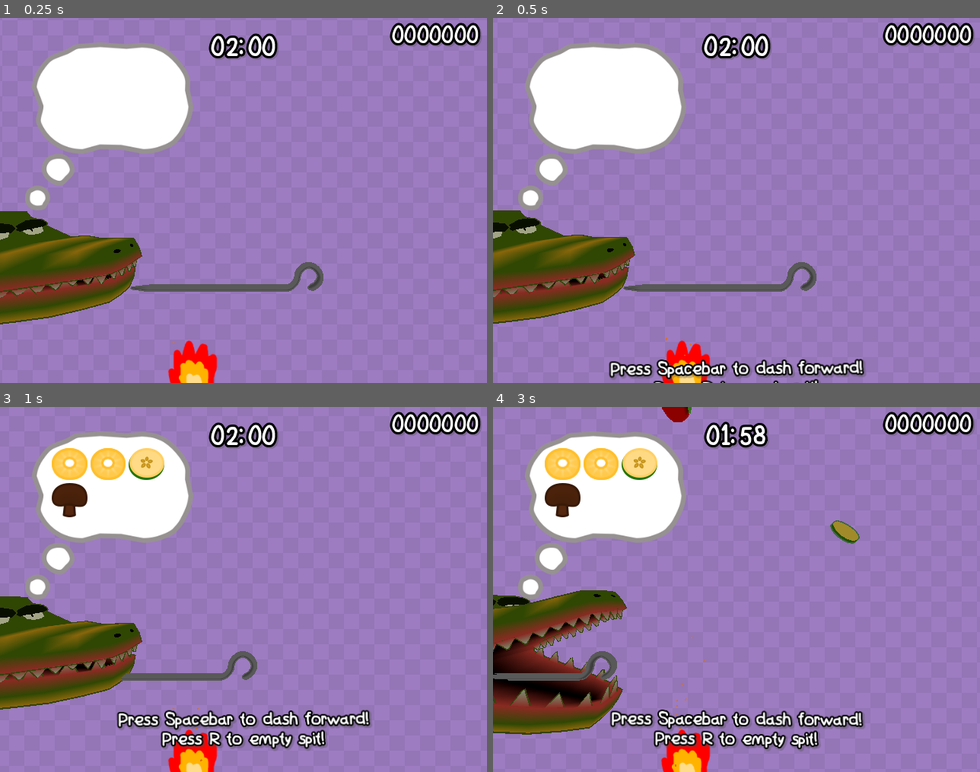
Above: before the commit, frames 1-4 (two rows, left to right).
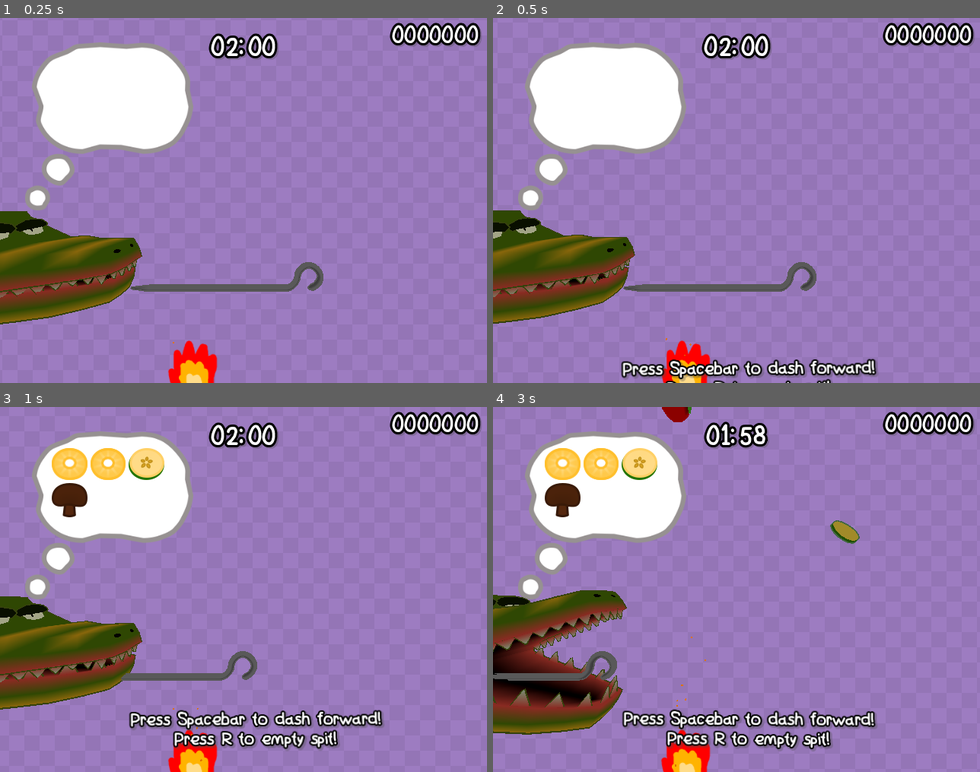
Above: after the commit, the same moments.

Repository: MartinLeGrand/AGES2026GameJam
Game: Godot game, scene res://Project/Maps/GameScene.tscn
The game is run twice, just before and just after one commit, with the same random seed, the same clock (stepped at 60 frames per second) and the same inputs. This scene is started directly instead of the project's main scene. The engine's default icon, where the game draws it, is replaced by a stand-in: a white triangle on a blue panel in a dark square.
Inputs:
- Up to frame 1 (0.25 s): no input
- Up to frame 2 (0.5 s): no input
- Up to frame 3 (1 s): tap Space (dash) at 0.5, 0.6 s; hold Right (ui_right) from 0.53 s (still down)
- Up to frame 4 (3 s): tap Space (dash) at 1.25, 2, 2.1, 2.75 s; release Right (ui_right) at 1.28 s; hold Left (ui_left) 1.28-2.03 s; tap R (empty_spit) at 1.35, 2.85 s; hold Right (ui_right) from 2.03 s (still down)

Frame 1 is identical in both runs. In frame 2, 2.2% of the frame differs, in the area x 23-80%, y 93-100%; in frame 3, 3.4%, in the area x 23-79%, y 82-95%; in frame 4, 3.4%.

Commit message:
Better animation, continous background and tweaked cooking

Diff:
--- a/Project/GameObjects/Food/Food.tscn
+++ b/Project/GameObjects/Food/Food.tscn
@@ -13,5 +13,5 @@
 mass = 0.2
 continuous_cd = true
 script = ExtResource("1_j05b8")
-cook_time = 2.5
+spit_velocity_needed = 15.0
 slide_off_resistance = 0.865
--- a/Project/Globals/EffectManager/FXManager.tscn
+++ b/Project/Globals/EffectManager/FXManager.tscn
@@ -7,6 +7,7 @@
 [ext_resource type="AudioStream" uid="uid://dhasbkfvn7fde" path="res://Project/Audio/Spitted/CollidingWithSpit/spit_collide.tres" id="5_tpnj6"]
 [ext_resource type="AudioStream" uid="uid://top5ufireixr" path="res://Project/Audio/Cooking/frying_poly.tres" id="6_mns4h"]
 [ext_resource type="AudioStream" uid="uid://dc1x4yuoft8il" path="res://Project/Audio/splat.mp3" id="7_f6g8c"]
+[ext_resource type="PackedScene" uid="uid://ceujt10bqw625" path="res://Project/Prefabs/scrolling_bg_canvas_layer.tscn" id="8_us3jr"]
 
 [node name="EffectManager" type="Node" unique_id=1494129916]
 process_mode = 3
@@ -36,10 +37,13 @@
 volume_db = -10.0
 
 [node name="FryingSound" type="AudioStreamPlayer" parent="." unique_id=917541814]
+process_mode = 1
 stream = ExtResource("6_mns4h")
 volume_db = -2.5
 
 [node name="EmptySpit" type="AudioStreamPlayer" parent="." unique_id=2123143201]
 stream = ExtResource("7_f6g8c")
 
+[node name="CanvasLayerBackground" parent="." unique_id=1184656298 instance=ExtResource("8_us3jr")]
+
 [connection signal="timeout" from="ResetTimer" to="." method="_on_reset_timer_timeout"]
--- a/Project/Maps/CreditsScene.tscn
+++ b/Project/Maps/CreditsScene.tscn
@@ -8,7 +8,6 @@
 [ext_resource type="StyleBox" uid="uid://csmqufy16n5j2" path="res://Project/UI/Styles/StyleBoxFlat/SBT_Button_MainMenu_Hovered.tres" id="7_drurp"]
 [ext_resource type="Texture2D" uid="uid://bqcofw1yjm68s" path="res://Project/UI/Inkscape/Button_Background_HQ.svg" id="8_q37px"]
 [ext_resource type="LabelSettings" uid="uid://cij2mbiqocumf" path="res://Project/UI/Styles/Labels/LS_Button_MainMenu.tres" id="9_71d4h"]
-[ext_resource type="PackedScene" uid="uid://ceujt10bqw625" path="res://Project/Prefabs/scrolling_bg_canvas_layer.tscn" id="10_5cr7s"]
 
 [sub_resource type="Environment" id="Environment_rxjn2"]
 background_mode = 3
@@ -201,6 +200,4 @@
 horizontal_alignment = 1
 vertical_alignment = 1
 
-[node name="CanvasLayer" parent="." unique_id=1184656298 instance=ExtResource("10_5cr7s")]
-
 [connection signal="pressed" from="CanvasLayerAbove/Button" to="." method="_on_button_pressed"]
--- a/Project/Maps/EndScene.tscn
+++ b/Project/Maps/EndScene.tscn
@@ -2,7 +2,6 @@
 
 [ext_resource type="Script" uid="uid://crroxg6q5ov43" path="res://Project/Scripts/shaker.gd" id="1_ahhan"]
 [ext_resource type="Script" uid="uid://ddmbkwhcwtqw4" path="res://Project/Maps/end_scene.gd" id="1_ltjt1"]
-[ext_resource type="PackedScene" uid="uid://ceujt10bqw625" path="res://Project/Prefabs/scrolling_bg_canvas_layer.tscn" id="2_exsso"]
 [ext_resource type="FontFile" uid="uid://dpvb2tp2gx5p5" path="res://Project/UI/Fonts/friendlyscribbles.ttf" id="2_fvqyn"]
 [ext_resource type="Script" uid="uid://bhuyt7axr0w2s" path="res://Project/Scripts/chomper.gd" id="3_fvqyn"]
 [ext_resource type="LabelSettings" uid="uid://cij2mbiqocumf" path="res://Project/UI/Styles/Labels/LS_Button_MainMenu.tres" id="3_uholm"]
@@ -311,7 +310,7 @@
 "times": PackedFloat32Array(0, 4, 8),
 "transitions": PackedFloat32Array(1, 1, 1),
 "update": 0,
-"values": [0.017453292519943295, -0.017453292519943295, 0.017453292519943295]
+"values": [0.01745329251994329, -0.01745329251994329, 0.01745329251994329]
 }
 tracks/2/type = "value"
 tracks/2/imported = false
@@ -323,7 +322,7 @@
 "times": PackedFloat32Array(0, 4, 8),
 "transitions": PackedFloat32Array(1, 1, 1),
 "update": 0,
-"values": [0.017453292519943295, -0.017453292519943295, 0.017453292519943295]
+"values": [0.01745329251994329, -0.01745329251994329, 0.01745329251994329]
 }
 tracks/3/type = "value"
 tracks/3/imported = false
@@ -478,8 +477,6 @@
 horizontal_alignment = 1
 vertical_alignment = 1
 
-[node name="CanvasLayer" parent="." unique_id=1184656298 instance=ExtResource("2_exsso")]
-
 [node name="Crocodile" type="Node3D" parent="." unique_id=1544025095 node_paths=PackedStringArray("croc_top", "croc_bottom")]
 transform = Transform3D(-0.97355264, 0, -0.22846264, 0, 1, 0, 0.22846264, 0, -0.97355264, -0.8116498, -2.2928443, -0.8929539)
 script = ExtResource("3_fvqyn")
--- a/Project/Maps/GameScene.tscn
+++ b/Project/Maps/GameScene.tscn
@@ -2,7 +2,6 @@
 
 [ext_resource type="Script" uid="uid://dt7n3xavbffry" path="res://Project/Maps/game_scene.gd" id="1_0odvm"]
 [ext_resource type="Script" uid="uid://crroxg6q5ov43" path="res://Project/Scripts/shaker.gd" id="1_d62tq"]
-[ext_resource type="PackedScene" uid="uid://ceujt10bqw625" path="res://Project/Prefabs/scrolling_bg_canvas_layer.tscn" id="1_mg1f3"]
 [ext_resource type="PackedScene" uid="uid://dk6kbpeod80hb" path="res://Project/UI/Scenes/UI_OrderThought.tscn" id="1_wot6h"]
 [ext_resource type="PackedScene" uid="uid://b228nggyl5wud" path="res://Project/GameObjects/Spawner/Spawner.tscn" id="2_wot6h"]
 [ext_resource type="LabelSettings" uid="uid://cij2mbiqocumf" path="res://Project/UI/Styles/Labels/LS_Button_MainMenu.tres" id="3_d2qli"]
@@ -19,6 +18,8 @@
 
 [sub_resource type="Environment" id="Environment_d2qli"]
 background_mode = 3
+ambient_light_source = 2
+ambient_light_color = Color(1, 1, 1, 1)
 
 [sub_resource type="LabelSettings" id="LabelSettings_y80wx"]
 font = ExtResource("7_bcaam")
@@ -132,7 +133,7 @@
 tracks/0/type = "value"
 tracks/0/imported = false
 tracks/0/enabled = true
-tracks/0/path = NodePath("CanvasLayerForeground/Label:position")
+tracks/0/path = NodePath("CanvasLayerForeground/Control2/Control/Label:position")
 tracks/0/interp = 1
 tracks/0/loop_wrap = true
 tracks/0/keys = {
@@ -144,7 +145,7 @@
 tracks/1/type = "value"
 tracks/1/imported = false
 tracks/1/enabled = true
-tracks/1/path = NodePath("CanvasLayerForeground/Label:scale")
+tracks/1/path = NodePath("CanvasLayerForeground/Control2/Control/Label:scale")
 tracks/1/interp = 1
 tracks/1/loop_wrap = true
 tracks/1/keys = {
@@ -156,7 +157,7 @@
 tracks/2/type = "value"
 tracks/2/imported = false
 tracks/2/enabled = true
-tracks/2/path = NodePath("CanvasLayerForeground/Label:rotation")
+tracks/2/path = NodePath("CanvasLayerForeground/Control2/Control/Label:rotation")
 tracks/2/interp = 1
 tracks/2/loop_wrap = true
 tracks/2/keys = {
@@ -164,6 +165,18 @@
 "transitions": PackedFloat32Array(1),
 "update": 0,
 "values": [0.0]
+}
+tracks/3/type = "value"
+tracks/3/imported = false
+tracks/3/enabled = true
+tracks/3/path = NodePath("CanvasLayerForeground/Control2/Control/Label:visible")
+tracks/3/interp = 1
+tracks/3/loop_wrap = true
+tracks/3/keys = {
+"times": PackedFloat32Array(0),
+"transitions": PackedFloat32Array(1),
+"update": 1,
+"values": [true]
 }
 
 [sub_resource type="Animation" id="Animation_y80wx"]
@@ -172,19 +185,19 @@
 tracks/0/type = "value"
 tracks/0/imported = false
 tracks/0/enabled = true
-tracks/0/path = NodePath("CanvasLayerForeground/Label:position")
+tracks/0/path = NodePath("CanvasLayerForeground/Control2/Control/Label:position")
 tracks/0/interp = 2
 tracks/0/loop_wrap = true
 tracks/0/keys = {
-"times": PackedFloat32Array(0, 1, 1.0333333, 4.9666667, 5, 6),
+"times": PackedFloat32Array(0, 1, 1.0333, 4.9666667, 5, 6),
 "transitions": PackedFloat32Array(1, 1, 1, 1, 1, 1),
 "update": 0,
-"values": [Vector2(154, 500), Vector2(154, 400), Vector2(154, 400), Vector2(154, 400), Vector2(154, 400), Vector2(154, 500)]
+"values": [Vector2(-150, 500), Vector2(-150, 400), Vector2(-150, 400), Vector2(-150, 400), Vector2(-150, 400), Vector2(-150, 500)]
 }
 tracks/1/type = "value"
 tracks/1/imported = false
 tracks/1/enabled = true
-tracks/1/path = NodePath("CanvasLayerForeground/Label:scale")
+tracks/1/path = NodePath("CanvasLayerForeground/Control2/Control/Label:scale")
 tracks/1/interp = 2
 tracks/1/loop_wrap = true
 tracks/1/keys = {
@@ -196,7 +209,7 @@
 tracks/2/type = "value"
 tracks/2/imported = false
 tracks/2/enabled = true
-tracks/2/path = NodePath("CanvasLayerForeground/Label:rotation")
+tracks/2/path = NodePath("CanvasLayerForeground/Control2/Control/Label:rotation")
 tracks/2/interp = 1
 tracks/2/loop_wrap = true
 tracks/2/keys = {
@@ -205,6 +218,18 @@
 "update": 0,
 "values": [-0.00872664625997164, 0.00872664625997164, -0.00872664625997164]
 }
+tracks/3/type = "value"
+tracks/3/imported = false
+tracks/3/enabled = true
+tracks/3/path = NodePath("CanvasLayerForeground/Control2/Control/Label:visible")
+tracks/3/interp = 1
+tracks/3/loop_wrap = true
+tracks/3/keys = {
+"times": PackedFloat32Array(0, 6),
+"transitions": PackedFloat32Array(1, 1),
+"update": 1,
+"values": [true, false]
+}
 
 [sub_resource type="AnimationLibrary" id="AnimationLibrary_gctcx"]
 _data = {
@@ -214,15 +239,15 @@
 
 [node name="GameScene" type="Node3D" unique_id=111185863]
 script = ExtResource("1_0odvm")
+
+[node name="WorldEnvironment" type="WorldEnvironment" parent="." unique_id=1992825405]
+environment = SubResource("Environment_d2qli")
 
 [node name="Camera3D" type="Camera3D" parent="." unique_id=1676383726]
 transform = Transform3D(1, 0, 0, 0, 1, 0, 0, 0, 1, 0, 0, 3)
 current = true
 fov = 90.0
 script = ExtResource("1_d62tq")
-
-[node name="WorldEnvironment" type="WorldEnvironment" parent="." unique_id=1149292521]
-environment = SubResource("Environment_d2qli")
 
 [node name="CanvasLayerForeground" type="CanvasLayer" parent="." unique_id=1095764003]
 process_mode = 3
@@ -256,16 +281,32 @@
 
 [node name="Scorer" parent="CanvasLayerForeground" unique_id=1543845486 instance=ExtResource("6_wy34v")]
 
-[node name="Label" type="Label" parent="CanvasLayerForeground" unique_id=71345039]
+[node name="Control2" type="Control" parent="CanvasLayerForeground" unique_id=2057287569]
+layout_mode = 3
+anchors_preset = 15
+anchor_right = 1.0
+anchor_bottom = 1.0
+grow_horizontal = 2
+grow_vertical = 2
+
+[node name="Control" type="Control" parent="CanvasLayerForeground/Control2" unique_id=806025991]
+layout_mode = 1
+anchors_preset = 5
+anchor_left = 0.5
+anchor_right = 0.5
+grow_horizontal = 2
+
+[node name="Label" type="Label" parent="CanvasLayerForeground/Control2/Control" unique_id=71345039]
+layout_mode = 1
 anchors_preset = 7
 anchor_left = 0.5
 anchor_top = 1.0
 anchor_right = 0.5
 anchor_bottom = 1.0
-offset_left = -166.0
-offset_top = -80.0
-offset_right = 167.0
-offset_bottom = -30.999634
+offset_left = 154.0
+offset_top = 400.0
+offset_right = 487.0
+offset_bottom = 449.00055
 grow_horizontal = 2
 grow_vertical = 0
 pivot_offset_ratio = Vector2(0.5, 0.5)
@@ -274,8 +315,6 @@
 label_settings = SubResource("LabelSettings_y80wx")
 horizontal_alignment = 1
 
-[node name="CanvasLayerBackground" parent="." unique_id=1184656298 instance=ExtResource("1_mg1f3")]
-
 [node name="Spawner" parent="." unique_id=1467685239 instance=ExtResource("2_wot6h")]
 transform = Transform3D(1, 0, 0, 0, 1, 0, 0, 0, 1, 0, 10, -5)
 spawn_time = 1.0
--- a/Project/Scripts/scrolling_bg.gd
+++ b/Project/Scripts/scrolling_bg.gd
@@ -1,6 +1,6 @@
 extends TextureRect
 
-var passed_time: float = 0.0
+@export var passed_time: float = 0.0
 
 func _process(delta: float) -> void:
 	passed_time += delta * 0.3
--- a/Project/UI/MainMenu.tscn
+++ b/Project/UI/MainMenu.tscn
@@ -11,7 +11,6 @@
 [ext_resource type="Texture2D" uid="uid://ylau7d2xph3x" path="res://Project/UI/Inkscape/Ingredient_Tomat.png" id="7_a4vlu"]
 [ext_resource type="Texture2D" uid="uid://bxqnfexv410f5" path="res://Project/UI/Inkscape/Ingredient_Pineapple.png" id="8_plj7o"]
 [ext_resource type="Texture2D" uid="uid://c675ka82qhofj" path="res://Project/UI/Inkscape/Ingredient_Mushroom.png" id="9_w0bjs"]
-[ext_resource type="PackedScene" uid="uid://ceujt10bqw625" path="res://Project/Prefabs/scrolling_bg_canvas_layer.tscn" id="11_plj7o"]
 [ext_resource type="FontFile" uid="uid://dpvb2tp2gx5p5" path="res://Project/UI/Fonts/friendlyscribbles.ttf" id="12_rwcad"]
 
 [sub_resource type="StyleBoxEmpty" id="StyleBoxEmpty_1cydk"]
@@ -789,8 +788,6 @@
 label_settings = SubResource("LabelSettings_urpi8")
 horizontal_alignment = 1
 
-[node name="CanvasLayerBackground" parent="." unique_id=1184656298 instance=ExtResource("11_plj7o")]
-
 [node name="Fader" type="Panel" parent="." unique_id=568981270]
 modulate = Color(1, 1, 1, 0)
 layout_mode = 1
